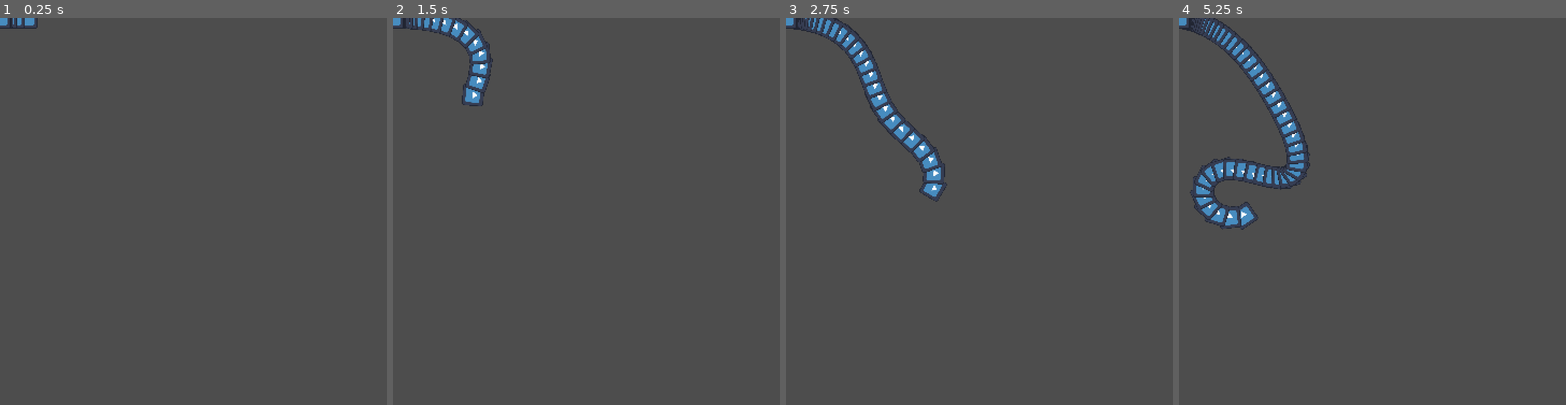
Above: before the commit, frames 1-4 (left to right).
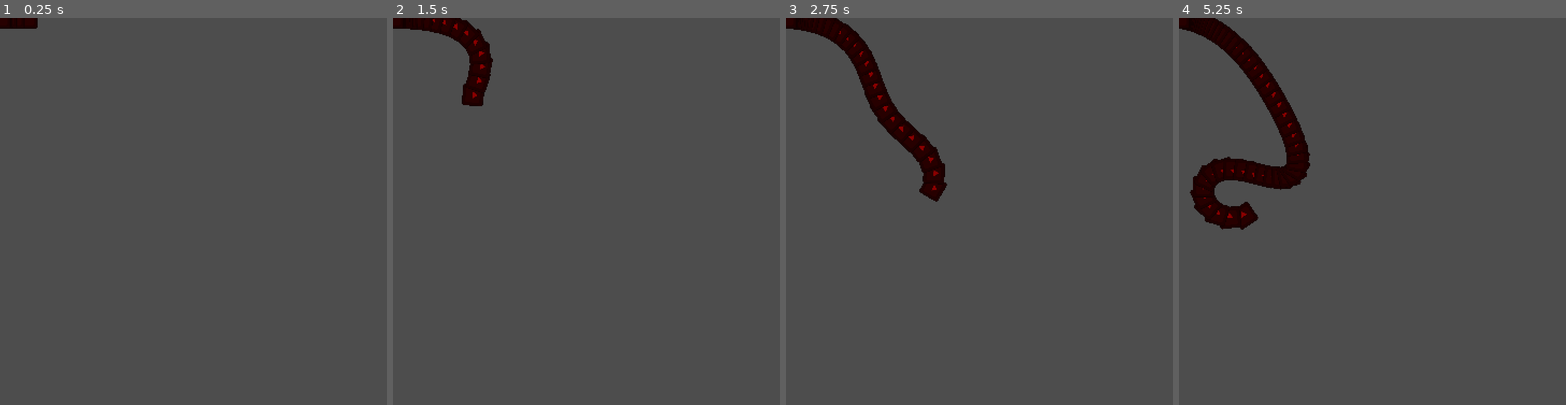
Above: after the commit, the same moments.

Repository: crayonmelon/Centipede_game
Game: Godot game, scene res://world.tscn
Same seed, same stepped clock (60 frames per second), same inputs: the game is played once before the commit and once after it. The project has no main scene, so this scene is started directly. The engine's default icon, where the game draws it, is replaced by a stand-in: a white triangle on a blue panel in a dark square.
Inputs (mouse positions are in pixels of both pictures, inside the frame that each line leads up to):
- Up to frame 1 (0.25 s): no input
- Up to frame 2 (1.5 s): move the mouse to (671, 192) at 0.52 s; press the mouse at (671, 192) at 0.53 s; hold D (1_right) 0.53-1.28 s; move the mouse to (509, 230) at 1.27 s; release the mouse at (509, 230) at 1.28 s; hold A (1_left) from 1.28 s (still down); click (509, 230) at 1.35 s
- Up to frame 3 (2.75 s): move the mouse to (1018, 126) at 2.02 s; release A (1_left) at 2.03 s; press the mouse at (1018, 126) at 2.03 s; hold D (1_right) from 2.03 s (still down)
- Up to frame 4 (5.25 s): move the mouse to (1353, 288) at 2.77 s; release the mouse at (1353, 288) at 2.78 s; click (1353, 288) at 2.85 s; move the mouse to (1488, 269) at 3.52 s; release D (1_right) at 3.53 s; press the mouse at (1488, 269) at 3.53 s; hold A (1_left) from 3.53 s (still down); move the mouse to (1256, 153) at 4.27 s; release the mouse at (1256, 153) at 4.28 s; click (1256, 153) at 4.35 s; move the mouse to (1391, 211) at 5.02 s; press the mouse at (1391, 211) at 5.03 s

The runs differ from the first frame. In frame 1, 0.3% of the frame differs, in the area x 0-10%, y 0-3%; in frame 2, 1.9%; in frame 3, 3.5%; in frame 4, 5.5%, in the area x 0-34%, y 0-55%.
Error before the commit: Invalid access to property or key 'Sprite2D' on a base object of type 'CharacterBody2D (Centipede_Controls.gd)'. (res://Scripts/Centipede_Parent.gd:72)

Commit message:
Centipede

Diff:
--- a/Scripts/Centipede_Parent.gd
+++ b/Scripts/Centipede_Parent.gd
@@ -15,7 +15,7 @@
 		add_child(centipede_part.instantiate())
 
 	New_Centipede()
-	Change_Colour()
+	Change_Colour(0)
 
 func New_Centipede():
 	for _i in self.get_children():
@@ -43,31 +43,37 @@
 	else:
 		return
 
+	#remove from parents
+	if node.is_parent:
+		Centipede_parents.erase(node)
+
 	#Release Node:
 	if Centipede_Parts[node_index + 1] != null:
-		print(Centipede_Parts[node_index + 1].name)
 		Add_Parent(Centipede_Parts[node_index + 1])
 
-	if Centipede_parents.has(node):
-		Centipede_parents.erase(node)
 
 	#Destroy Node:
 	Centipede_Parts[node_index].queue_free()
-	Centipede_Parts.erase(node)
+	Centipede_Parts.remove_at(node_index)
 
+	Change_Colour(node_index)
 
 func Add_Parent(node):
 	node.is_parent = true
+
 	Centipede_parents.append(node)
-	print((Centipede_parents.size()+1) % GLOBALS.C_CONTROLS.size())
+	print(str(Centipede_parents.size()) + " parents")
+	print(Centipede_parents.size() % GLOBALS.C_CONTROLS.size())
 
-	if Centipede_parents.size() > GLOBALS.C_CONTROLS.size():
-		return ((Centipede_parents.size()) % GLOBALS.C_CONTROLS.size())
-	else:
-		Centipede_parents.size()
+	node.controls_val = Centipede_parents.size() % GLOBALS.C_CONTROLS.size()
 
 
-func Change_Colour():
-	for parts in Centipede_Parts:
-		parts.Sprite2D.modulate = GLOBALS.C_COLOURS[0]
-	pass
+func Change_Colour(start_val):
+	var col_val = 0
+
+	for i in range(start_val, Centipede_Parts.size()):
+
+		if Centipede_Parts[i].controls_val > col_val:
+			col_val = Centipede_Parts[i].controls_val
+
+		Centipede_Parts[i].get_node("Sprite2D").modulate = GLOBALS.C_COLOURS[col_val]
--- a/Scripts/GLOBALS.gd
+++ b/Scripts/GLOBALS.gd
@@ -2,4 +2,4 @@
 # C = CENTIPEDE
 
 @export var C_CONTROLS = [["1_left", "1_right"], ["2_left", "2_right"], ["3_left", "3_right"], ["4_left", "4_right"]]
-@export var C_COLOURS = [Color.DARK_RED, Color.REBECCA_PURPLE]
+@export var C_COLOURS = [Color.DARK_RED, Color.REBECCA_PURPLE, Color.ROYAL_BLUE, Color.YELLOW, Color.DARK_GREEN]
